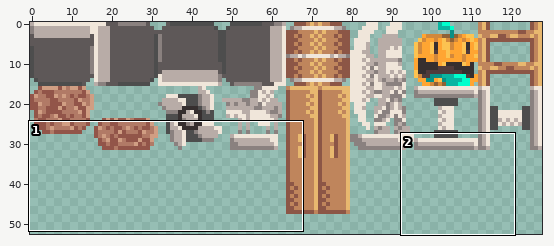
File history of a pixel-art file, Assets/Artwork/Misc/Entity Icon.ase. Above: a wide view before the commit, with the close-up outlined.
Close-up. The starting point:
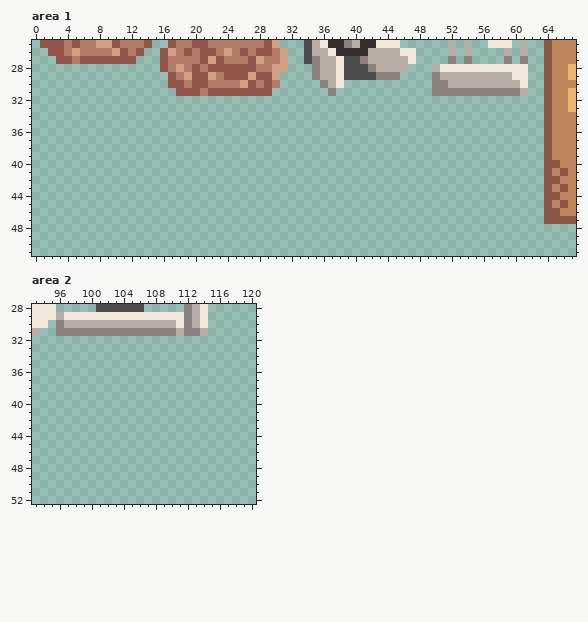
128x128 pixels, 1 frame. Colours within 5 levels of each other are drawn and written as one. Shown: area 1: x 0..67, y 25..51; area 2: x 93..120, y 28..52. The wide view leaves out empty margins.
After:
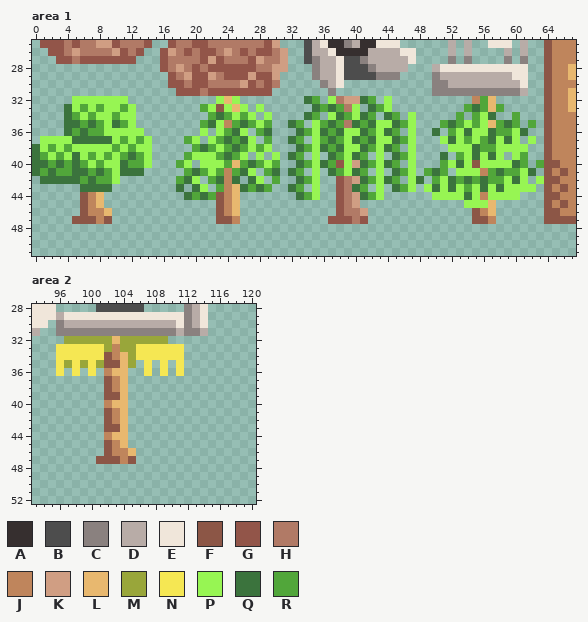
Palette (. is transparent): A #362f2f  B #4d4d4d  C #8a817f  D #b8aca7  E #f0e6da  F #8c5646  G #925549  H #b17a66  J #bf855c  K #d09e83  L #e8b86f  M #99a63a  N #f5e753  P #97f553  Q #3b733d  R #51a63a
From the commit log: before entity stack world
Diff:
--- area 1
@@ x 0..67 @@
 31 ..................GGGHGGGGGGGG.......C............CCCCCCCCCCCD..FJJL
-32 ................................................................FJJL
-33 ................................................................FJJL
-34 ................................................................FJJJ
-35 ................................................................FJJJ
-36 ................................................................FJJJ
-37 ................................................................FJJJ
-38 ................................................................FJJJ
-39 ................................................................FJJJ
-40 ................................................................FFJJ
-41 ................................................................FJFJ
-42 ................................................................FFJJ
-43 ................................................................FJFJ
-44 ................................................................FFJJ
-45 ................................................................FJFJ
-46 ................................................................FFJJ
-47 ................................................................FFFF
+32 .....PPPPPPP...........PLP........QR.PHKKQR.P..........JRL......FJJL
+33 ....QPRPRPPRP........RPFPLP.P......QRQRHP.QRP.........RQRLR.....FJJL
+34 ....QRPRPPRPP.........RQRPRP.P....QR.PQRPQR.QR.P.....R.RPQ..R...FJJJ
+35 ....QQRQRPQRP........RQPJRQRPR..QR.PRQRHQRQPPQRP...RQRPRPLRQR.R.FJJJ
+36 ....QRQRRPPPPP.......P.PRQP.RQ...QRPQRQPPQRPQR.P..Q.RPQPPQRRPQ..FJJJ
+37 .PPPPQQQQQPRPRP....RP.PRQRQP.R..QR.PRQRPQRQPPQRP...PQPRPRQPQP.P.FJJJ
+38 QPRPRPPPPPRPRPP.....RQRPRQRPRP...QRPQRQPPQRPQR.P....PPPQRRPPPP..FJJJ
+39 QRPRPQPRPRPRQRP....RPPPRQRP.P.P.QR.P.QRPQR.P.QRP...Q.RPQPQP.PR..FJJJ
+40 QQRQRQRPRPPQRRP...RP.PPPRLRQRPR..QRPQRGPKQRPQR.P...RPQPFPPPPQR.RFFJJ
+41 QRQRRQQRQRPQQQ.....RQRPRJRQP.RQ.QR.P.QRPQR.P.QRP.RQR.PPPJRQRRPQ.FJFJ
+42 .QQQQQRQRRP.......RQP.RQJQ.QP.R..QRP..GHKQRPQR.PQ.RPQRQRQRRPQP.PFFJJ
+43 ......QQQQ........Q.QP.RJLQRQR..QR.P..GHQR.P.QRP.PQPQPRPQPQPPPP.FJFJ
+44 ......FJL..........QRQRFJL.......QRP..GHKQRP......PPPPQPJPPPP...FFJJ
+45 ......FJL..............FJL............GHK.............PPPL......FJFJ
+46 ......FJJL.............FJL............GHHK.............FJL......FFJJ
+47 .....FFFJF.............FFJ...........GGGHG.............FFJ......FFFF
 48 ....................................................................
--- area 2
@@ x 93..120 @@
 31 D..CCCCCCCCCCCCCCCDCCD......
-32 ............................
-33 ............................
-34 ............................
-35 ............................
-36 ............................
-37 ............................
-38 ............................
-39 ............................
-40 ............................
-41 ............................
-42 ............................
-43 ............................
-44 ............................
-45 ............................
-46 ............................
-47 ............................
+32 ....MMMMMMLMMMMMM...........
+33 ...NNNNNNMJMMNNNNNN.........
+34 ...NNNNNNFJLMNNNNNN.........
+35 ...NMNMNMFFLM.N.N.N.........
+36 ...N.N.N.JLL..N.N.N.........
+37 .........FJL................
+38 .........FJL................
+39 .........FFL................
+40 .........JLL................
+41 .........FJL................
+42 .........FJL................
+43 .........FFL................
+44 .........JLL................
+45 .........FJL................
+46 .........FJJL...............
+47 ........FFFJF...............
 48 ............................
Changed places in both close-ups, as pixel boxes (x1, y1, x2, y2):
added: (32, 96, 152, 224)
added: (176, 96, 544, 224)
added: (56, 336, 184, 464)
